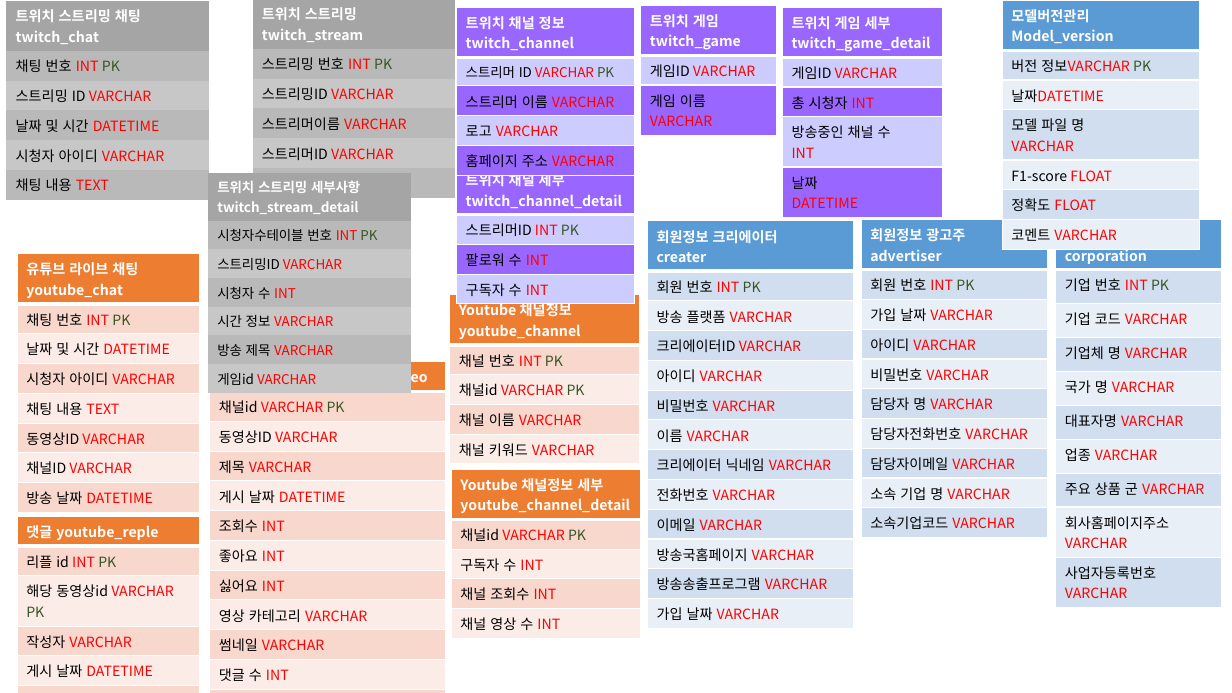
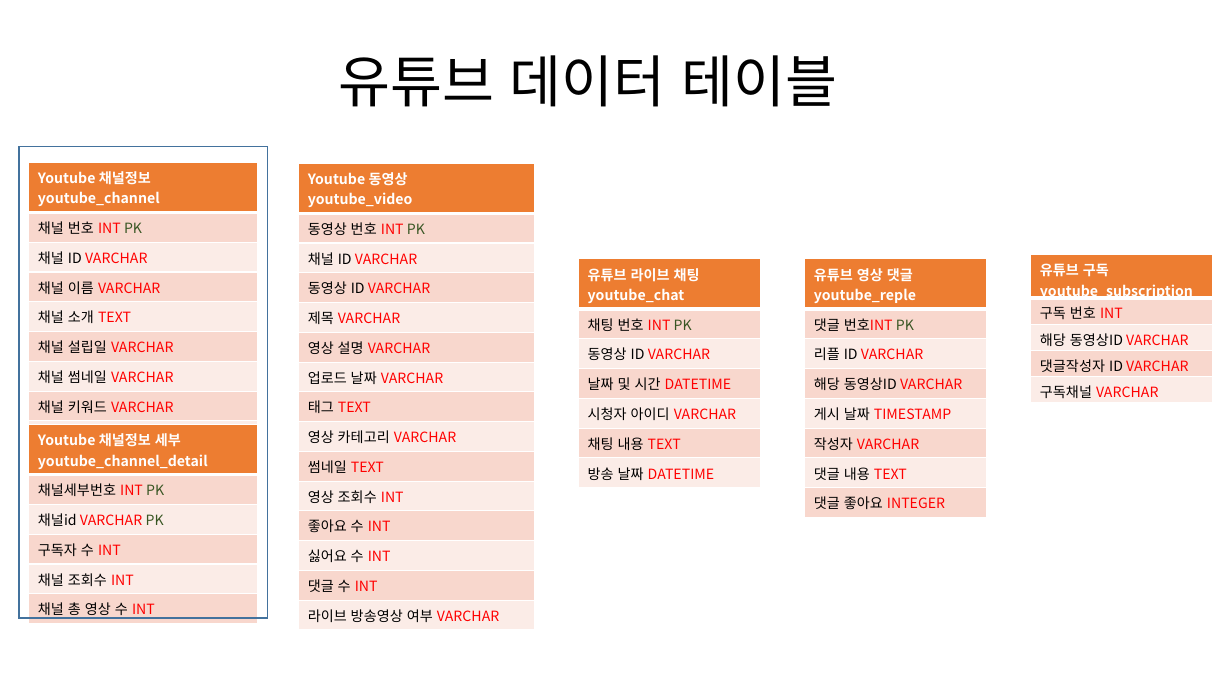
Before and after one commit to chanuuuuu/OnAD_project, a slide deck: slide 3 of docs/6_데이터매핑정의서/DB설계도면.pptx (slide 1 before the commit). Drawn at 1232x693 pixels with LibreOffice and Linux fonts; fonts in the diff are those of the drawing. Boxes give left, top, right and bottom in pixels: in the first picture for what was removed or moved away, otherwise in the second. Text is boxed around its words. In the diff, an @@ line names an element or a change of style, - is before the commit and + after.

```diff
--- a/docs/6_데이터매핑정의서/DB설계도면.pptx
+++ b/docs/6_데이터매핑정의서/DB설계도면.pptx
@@ table removed at bbox=[6, 1, 209, 279], 6 rows, 1 columns @@
-트위치 스트리밍 채팅 twitch_chat
-채팅 번호 INT PK
-스트리밍 ID VARCHAR
-날짜 및 시간 DATETIME
-시청자 아이디 VARCHAR
-채팅 내용 TEXT
@@ table removed at bbox=[252, 0, 455, 197], 6 rows, 1 columns @@
-트위치 스트리밍 twitch_stream
-스트리밍 번호 INT PK
-스트리밍ID VARCHAR
-스트리머이름 VARCHAR
-스트리머ID VARCHAR
-방송 날짜 DATETIME
@@ table removed at bbox=[457, 7, 635, 171], 5 rows, 1 columns @@
-트위치 채널 정보 twitch_channel
-스트리머 ID VARCHAR PK
-스트리머 이름 VARCHAR
-로고 VARCHAR
-홈페이지 주소 VARCHAR
@@ table removed at bbox=[640, 5, 776, 130], 3 rows, 1 columns @@
-트위치 게임twitch_game
-게임ID VARCHAR
-게임 이름 VARCHAR
@@ table removed at bbox=[783, 7, 943, 212], 5 rows, 1 columns @@
-트위치 게임 세부 twitch_game_detail
-게임ID VARCHAR
-총 시청자 INT
-방송중인 채널 수 / INT
-날짜 / DATETIME
@@ table removed at bbox=[1003, 0, 1201, 328], 7 rows, 1 columns @@
-모델버전관리 / Model_version
-버전 정보VARCHAR PK
-날짜DATETIME
-모델 파일 명 / VARCHAR
-F1-score FLOAT
-정확도 FLOAT
-코멘트 VARCHAR
@@ text added at bbox=[338, 55, 838, 107], 44 pt, text #000000 @@
+유튜브 데이터 테이블
@@ rectangle added at bbox=[19, 146, 268, 617], outline #43739E 1 pt @@
@@ table at bbox=[29, 163, 257, 622] @@
-row 3, column 1: 채널id VARCHAR PK
+row 3, column 1: 채널 ID VARCHAR
+row 5: 채널 소개 TEXT
+row 6: 채널 설립일 VARCHAR
+row 7: 채널 썸네일 VARCHAR
+row 9: 추천 채널 TEXT
@@ table: place and size @@
-table at bbox=[450, 295, 640, 460]
+table at bbox=[29, 163, 257, 622]
@@ table removed at bbox=[208, 173, 410, 389], 7 rows, 1 columns @@
-트위치 스트리밍 세부사항 twitch_stream_detail
-시청자수테이블 번호 INT PK
-스트리밍ID VARCHAR
-시청자 수 INT
-시간 정보 VARCHAR
-방송 제목 VARCHAR
-게임id VARCHAR
@@ table at bbox=[299, 163, 534, 626] @@
-row 1: Youtube 동영상 youtube_video
-row 2: 채널id VARCHAR PK
-row 3: 동영상ID VARCHAR
+row 1: Youtube 동영상 / youtube_video
+row 2: 동영상 번호 INT PK
+row 3: 채널 ID VARCHAR
+row 4: 동영상 ID VARCHAR
-row 5: 게시 날짜 DATETIME
-row 6: 조회수 INT
-row 7: 좋아요 INT
-row 8: 싫어요 INT
+row 6: 영상 설명 VARCHAR
+row 7: 업로드 날짜 VARCHAR
+row 8: 태그 TEXT
-row 10: 썸네일 VARCHAR
+row 10: 썸네일 TEXT
+row 11: 영상 조회수 INT
+row 12: 좋아요 수 INT
+row 13: 싫어요 수 INT
-row 15, column 1: 라이브 방송이었는지 여부 VARCHAR
+row 15, column 1: 라이브 방송영상 여부 VARCHAR
@@ table: place and size @@
-table at bbox=[210, 362, 445, 693]
+table at bbox=[299, 163, 534, 626]
@@ table removed at bbox=[457, 165, 635, 300], 4 rows, 1 columns @@
-트위치 채널 세부twitch_channel_detail
-스트리머ID INT PK
-팔로워 수 INT
-구독자 수 INT
@@ table removed at bbox=[648, 221, 854, 624], 13 rows, 1 columns @@
-회원정보 크리에이터 / creater
-회원 번호 INT PK
-방송 플랫폼 VARCHAR
-크리에이터ID VARCHAR
-아이디 VARCHAR
-비밀번호 VARCHAR
-이름 VARCHAR
-크리에이터 닉네임 VARCHAR
-전화번호 VARCHAR
-이메일 VARCHAR
-방송국홈페이지 VARCHAR
-방송송출프로그램 VARCHAR
-가입 날짜 VARCHAR
@@ table removed at bbox=[861, 220, 1048, 533], 10 rows, 1 columns @@
-회원정보 광고주 / advertiser
-회원 번호 INT PK
-가입 날짜 VARCHAR
-아이디 VARCHAR
-비밀번호 VARCHAR
-담당자 명 VARCHAR
-담당자전화번호 VARCHAR
-담당자이메일 VARCHAR
-소속 기업 명 VARCHAR
-소속기업코드 VARCHAR
@@ table at bbox=[579, 259, 761, 484] @@
+row 3: 동영상 ID VARCHAR
-row 6: 동영상ID VARCHAR
-row 7: 채널ID VARCHAR
@@ table: place and size @@
-table at bbox=[17, 254, 199, 508]
+table at bbox=[579, 259, 761, 484]
@@ table at bbox=[805, 259, 987, 513] @@
-row 1: 댓글 youtube_reple
-row 2: 리플 id INT PK
-row 3: 해당 동영상id VARCHAR / PK
+row 1: 유튜브 영상 댓글 / youtube_reple
+row 2: 댓글 번호INT PK
+row 3: 리플 ID VARCHAR
+row 4: 해당 동영상ID VARCHAR
+row 5: 게시 날짜 TIMESTAMP
-row 5: 게시 날짜 DATETIME
+row 8: 댓글 좋아요 INTEGER
@@ table: place and size @@
-table at bbox=[17, 517, 199, 690]
+table at bbox=[805, 259, 987, 513]
@@ table at bbox=[1031, 255, 1214, 404] @@
-row 1: 기업정보 / corporation
-row 2: 기업 번호 INT PK
-row 3: 기업 코드 VARCHAR
-row 4: 기업체 명 VARCHAR
-row 5: 국가 명 VARCHAR
-row 6: 대표자명 VARCHAR
-row 7: 업종 VARCHAR
-row 8: 주요 상품 군 VARCHAR
-row 9: 회사홈페이지주소 VARCHAR
-row 10: 사업자등록번호 VARCHAR
+row 1: 유튜브 구독 / youtube_subscription
+row 2: 구독 번호 INT
+row 3: 해당 동영상ID VARCHAR
+row 4: 댓글작성자 ID VARCHAR
+row 5: 구독채널 VARCHAR
@@ table: place and size @@
-table at bbox=[1056, 220, 1222, 602]
+table at bbox=[1031, 255, 1214, 404]
@@ table at bbox=[29, 424, 257, 622] @@
+row 2: 채널세부번호 INT PK
-row 6, column 1: 채널 영상 수 INT
+row 6, column 1: 채널 총 영상 수 INT
@@ table: place and size @@
-table at bbox=[451, 470, 640, 634]
+table at bbox=[29, 424, 257, 622]
```
Also in this commit, not shown: 3 slides added, 2 other files.
